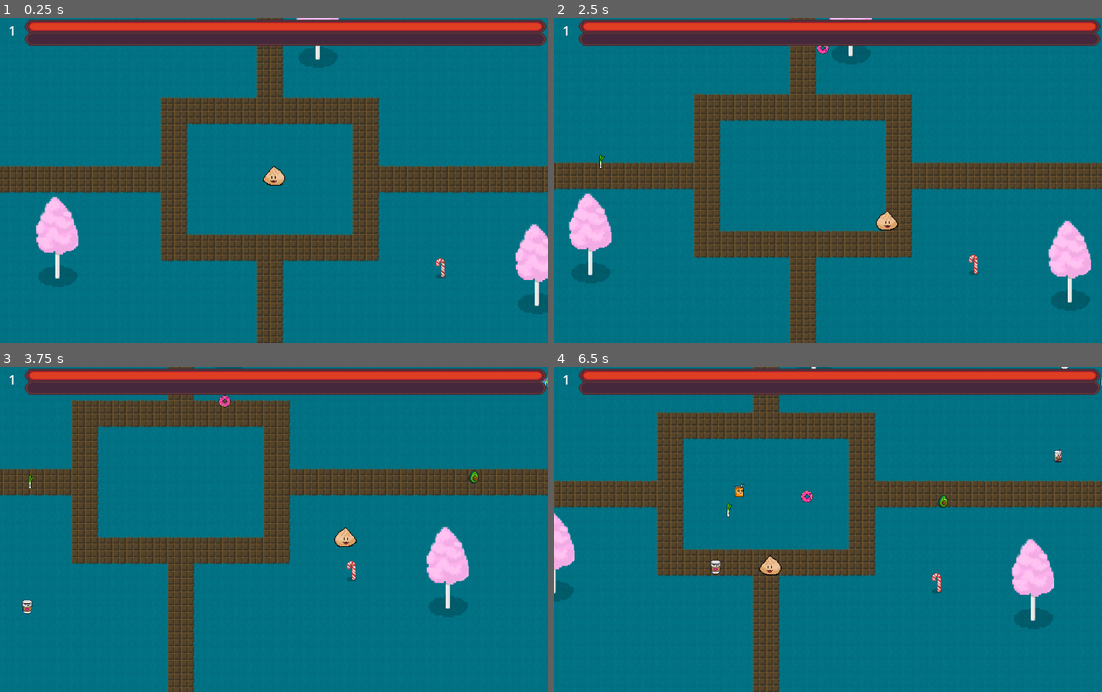
Above: before the commit, frames 1-4 (two rows, left to right).
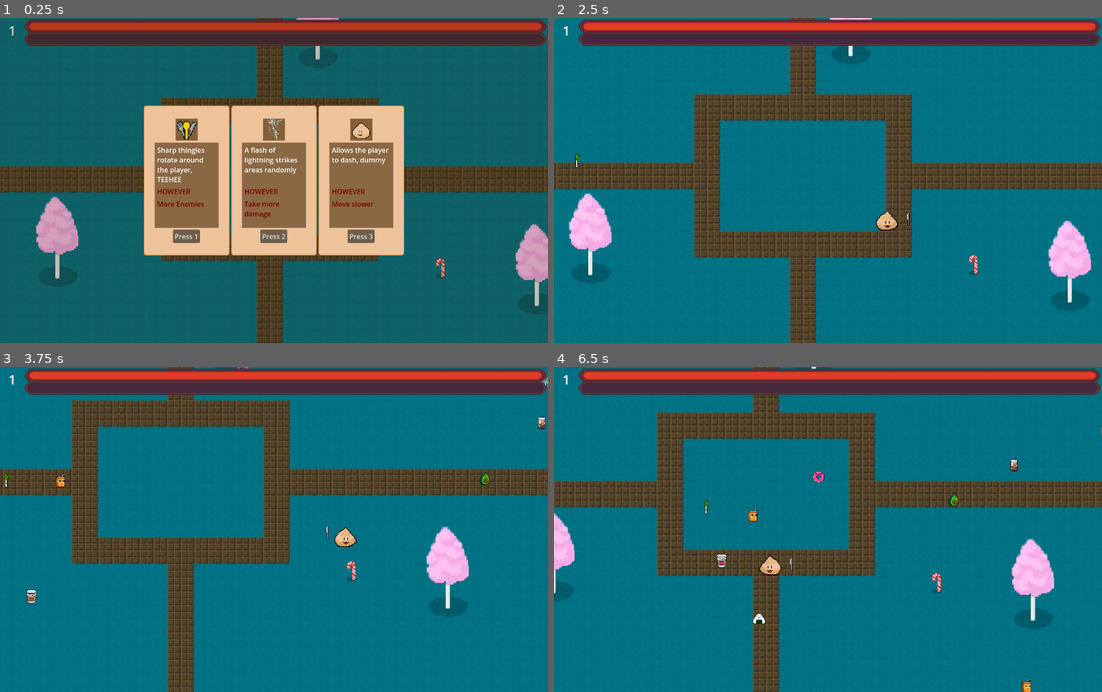
Above: after the commit, the same moments.

Repository: SteamedKoko/Gluttony
Game: Godot game, scene res://scenes/arena/arena.tscn
Two runs of this game, one before a commit and one after it. Both use one fixed random seed, a clock stepped at 60 frames per second and the inputs below.
Inputs (mouse positions are in pixels of both pictures, inside the frame that each line leads up to):
- Up to frame 1 (0.25 s): no input
- Up to frame 2 (2.5 s): click (740, 235) at 0.5 s, where only the run after the commit has a clickable "Press 1"; hold F (right) 1.28-2.03 s; tap 1 at 1.35 s; tap 2 at 1.55, 2.1 s; hold Down (down) from 2.03 s (still down); tap 3 at 2.3 s
- Up to frame 3 (3.75 s): release Down (down) at 2.78 s; hold F (right) 2.78-3.53 s; tap 3 at 2.85 s; tap 1 at 3.05 s; hold Up (up) from 3.53 s (still down); tap J (dash) at 3.6 s
- Up to frame 4 (6.5 s): tap 2 at 3.8, 5.1, 6.05 s; release Up (up) at 4.28 s; hold S (left) 4.28-5.78 s; tap 1 at 4.35, 5.3 s; tap 3 at 4.55, 5.85 s; hold Down (down) from 5.78 s (still down)

The runs differ from the first frame. In frame 1, 85% of the frame differs, in the area x 0-100%, y 0-100%; in frame 2, 0.1%; in frame 3, 0.5%; in frame 4, 0.8%.

Commit message:
feat: press number to pick skill

Diff:
--- a/ui/level_up_menu/level_up_menu.gd
+++ b/ui/level_up_menu/level_up_menu.gd
@@ -8,7 +8,7 @@
 func _ready() -> void:
 	GameManager.player.leveled_up.connect(func (): levels_left += 1)
 	visible = false
-	# opt_for_skill()
+	opt_for_skill()
 
 
 func opt_for_skill() -> void:
@@ -38,10 +38,17 @@
 	var skills = GameManager.skill_manager.get_random_skills(skill_options_to_add)
 	var detriments = GameManager.skill_manager.get_random_detriments(skill_options_to_add)
 
+	var buttons = [
+			KEY_1,
+			KEY_2,
+			KEY_3
+		]
+
 	for skill in skills:
 		var option: SkillOption = skill_option_resource.instantiate()
 		option.skill = GameManager.skill_manager.skills.get(skill)
 		option.detriment = GameManager.skill_manager.detriments.get(detriments.pop_back())
+		option.button_number = buttons.pop_front()
 		option.chose_skill.connect(finish_skill_choice)
 		%SkillOptionContainer.add_child(option)
 
--- a/ui/level_up_menu/skill_option.gd
+++ b/ui/level_up_menu/skill_option.gd
@@ -3,6 +3,7 @@
 
 var skill: SkillManager.skills
 var detriment: SkillManager.detriments
+var button_number: int
 
 signal chose_skill(skill: SkillManager.skills)
 
@@ -12,5 +13,13 @@
 	%SkillSprite.texture = skill_info.get("icon")
 	%SkillDescription.text = skill_info.get("description")
 	%DetrimentDescription.text = detriment_info.get("name")
-	%TakeSkillButton.text = "Take"
-	%TakeSkillButton.pressed.connect(func(): chose_skill.emit(skill, detriment))
+	%TakeSkillButton.text = "Press " + str(button_number-48)
+	%TakeSkillButton.pressed.connect(pick_skill)
+
+
+func pick_skill():
+	chose_skill.emit(skill, detriment)
+
+func _process(_delta: float) -> void:
+	if Input.is_key_pressed(button_number):
+		pick_skill()
